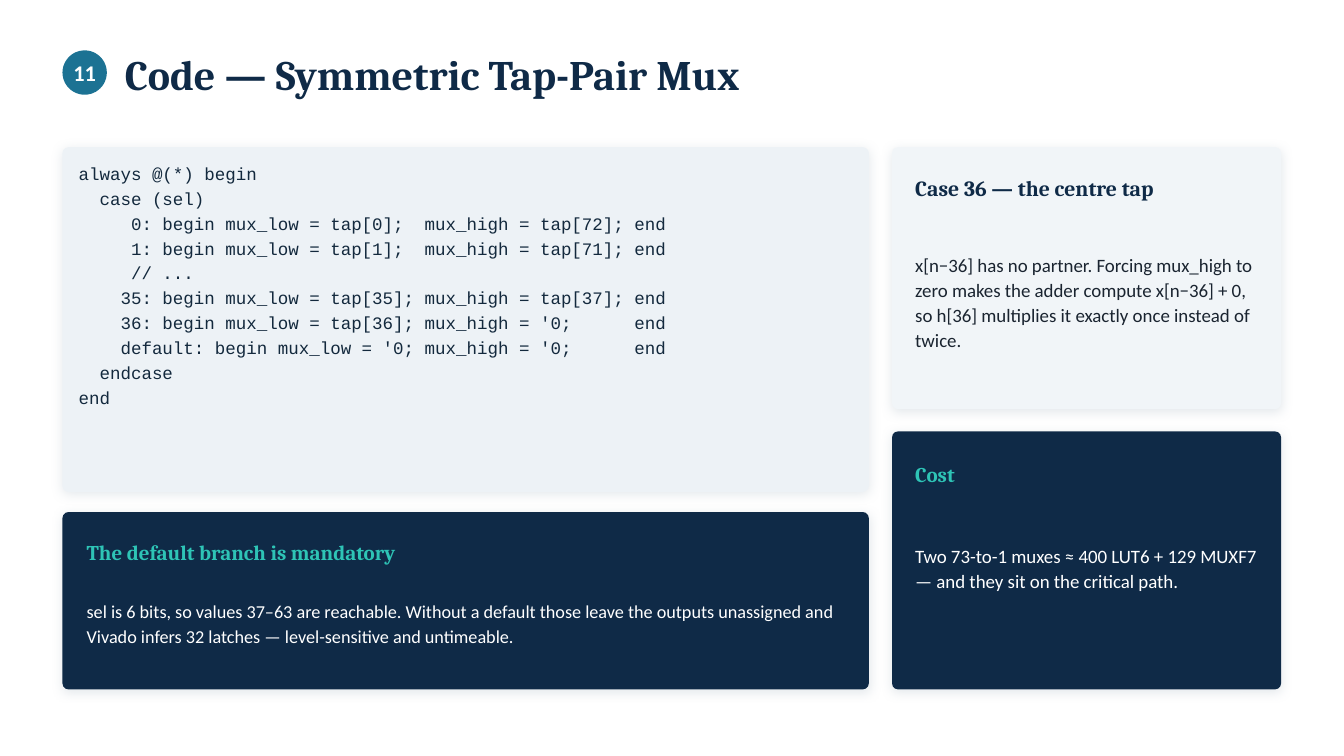
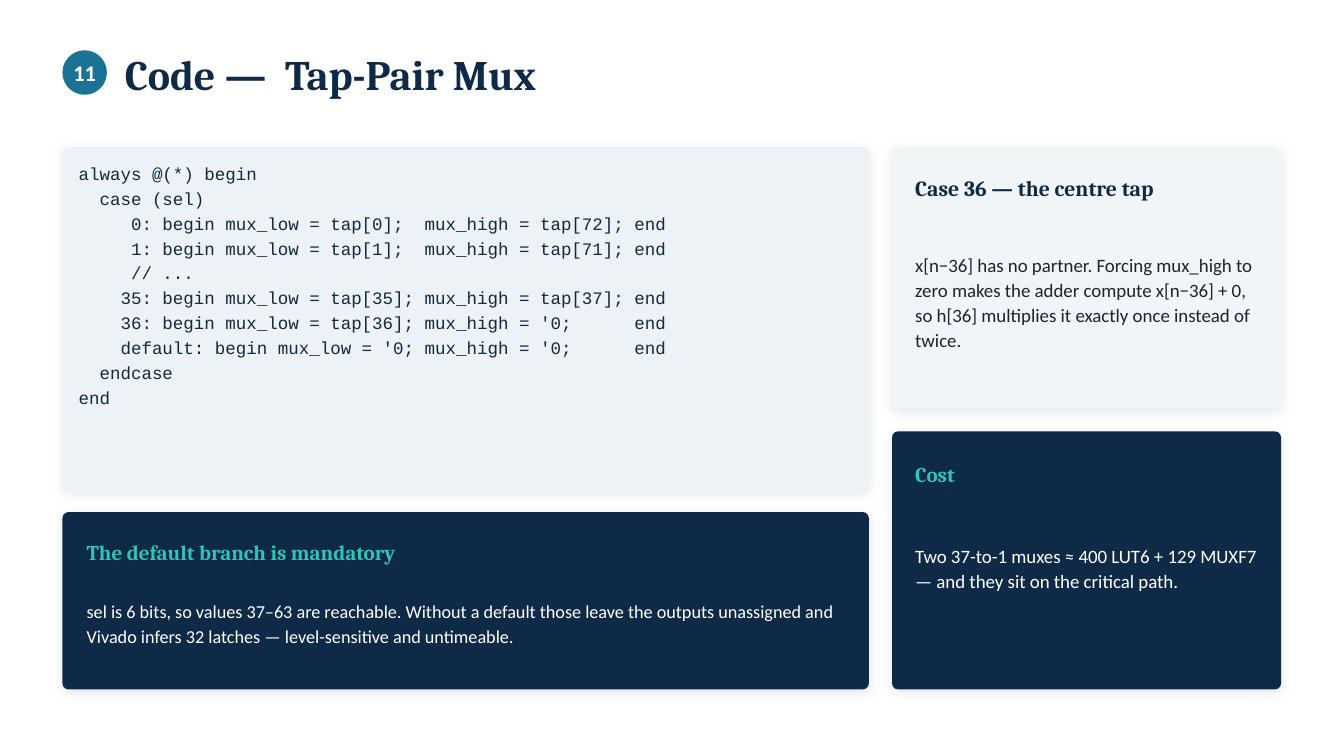
Before and after one commit to Abdur-Rehman-Safdar/FIR-FILTER-73-TAPS-, a slide deck: slide 13 of Presentation Slides/FIR_Presentation_Group3.pptx. Drawn at 1344x756 pixels with LibreOffice and Linux fonts; fonts in the diff are those of the drawing. Boxes give left, top, right and bottom in pixels: in the first picture for what was removed or moved away, otherwise in the second. Text is boxed around its words. In the diff, an @@ line names an element or a change of style, - is before the commit and + after.

```diff
--- a/Presentation Slides/FIR_Presentation_Group3.pptx
+++ b/Presentation Slides/FIR_Presentation_Group3.pptx
@@ text at (x1=125, y1=60, x2=536, y2=99): text changed @@
-Code — Symmetric Tap-Pair Mux
+Code — Tap-Pair Mux
@@ text at (x1=915, y1=550, x2=1256, y2=591): text changed @@
-Two 73-to-1 muxes ≈ 400 LUT6 + 129 MUXF7 — and they sit on the critical path.
+Two 37-to-1 muxes ≈ 400 LUT6 + 129 MUXF7 — and they sit on the critical path.
```
Also in this commit, not shown: 4 other slides changed, 2 other files.
